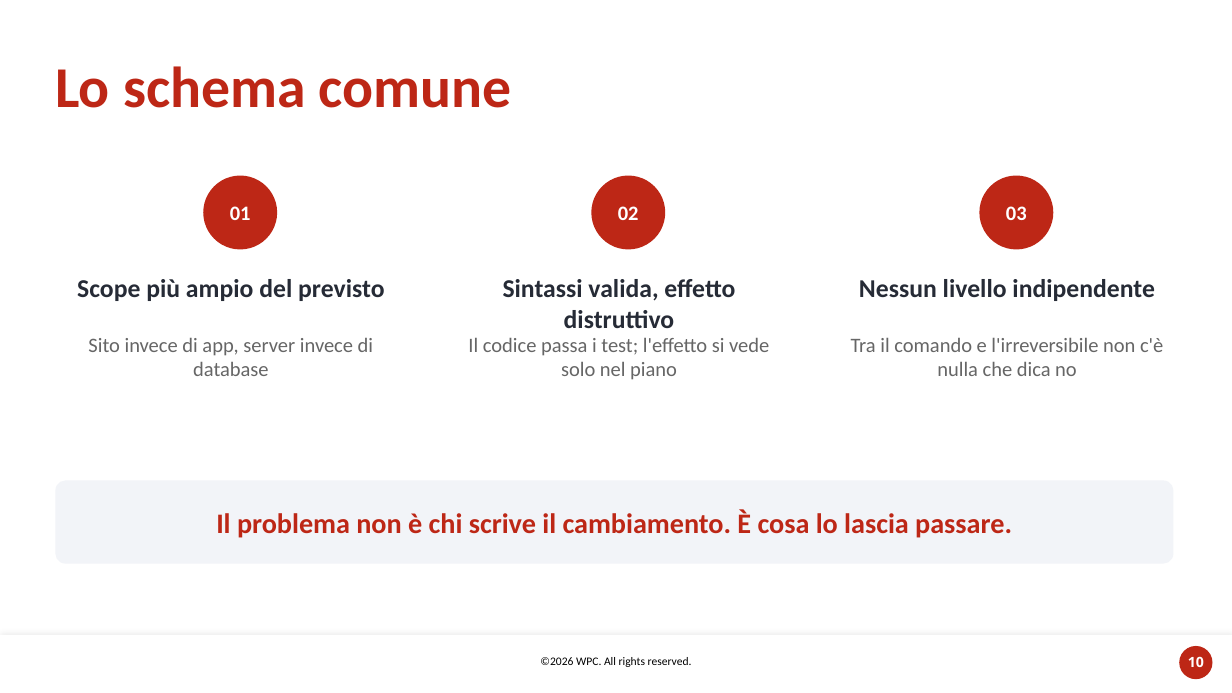
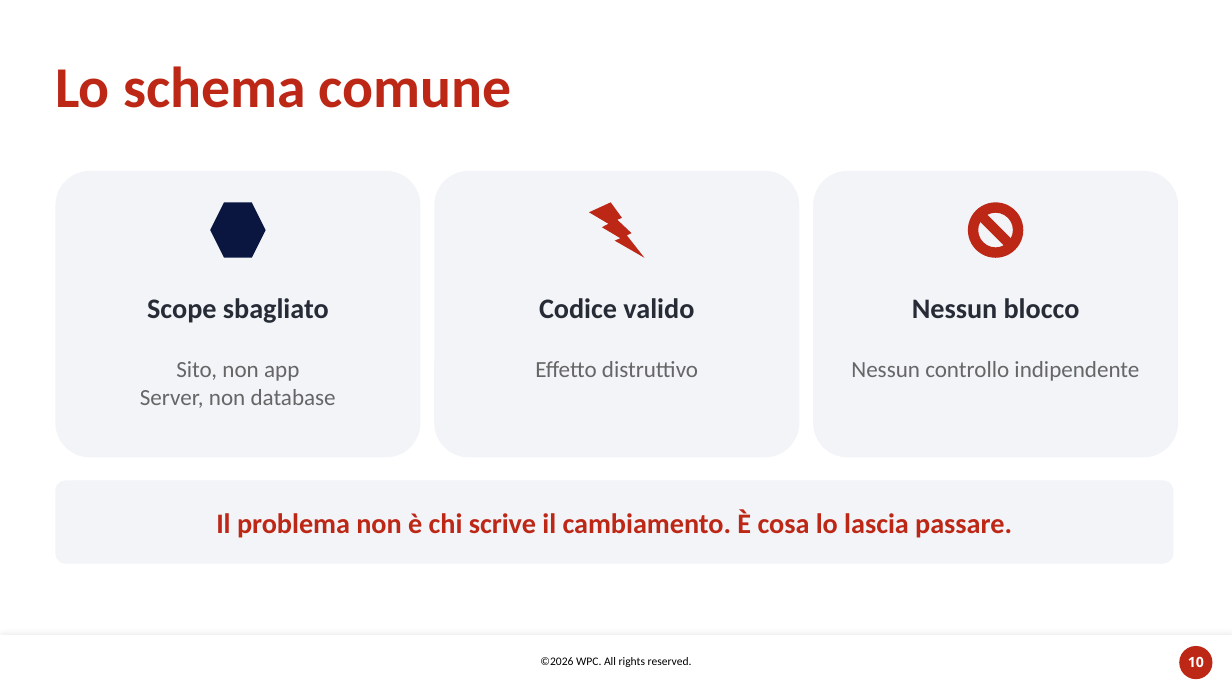
Before and after one commit to carlosacchi/wpc-2026, a slide deck: slide 10 of docs/session/out/WPC2026-Copilot-sotto-controllo.pptx. Drawn at 1232x693 pixels with LibreOffice and Linux fonts; fonts in the diff are those of the drawing; background and template pictures are left out. Boxes give left, top, right and bottom in pixels: in the first picture for what was removed or moved away, otherwise in the second. Text is boxed around its words. In the diff, an @@ line names an element or a change of style, - is before the commit and + after.

```diff
--- a/docs/session/out/WPC2026-Copilot-sotto-controllo.pptx
+++ b/docs/session/out/WPC2026-Copilot-sotto-controllo.pptx
@@ rounded rectangle added at <box>55,171,421,457</box>, fill #F2F4F8 @@
@@ ellipse removed at <box>203,176,277,250</box> @@
-01
@@ rounded rectangle added at <box>434,171,799,457</box>, fill #F2F4F8 @@
@@ ellipse removed at <box>592,176,665,250</box> @@
-02
@@ rounded rectangle added at <box>813,171,1178,457</box>, fill #F2F4F8 @@
@@ ellipse removed at <box>980,176,1054,250</box> @@
-03
@@ hexagon added at <box>210,202,265,258</box>, fill #0A1640 @@
@@ lightning bolt added at <box>589,202,644,258</box>, fill #BD2716 @@
@@ no-entry sign added at <box>968,202,1023,258</box>, fill #BD2716 @@
@@ text "Scope sbagliato" at <box>147,298,329,323</box>: vertical alignment top to middle @@
@@ text at <box>147,298,329,323</box>: text changed; size 20 to 22 pt @@
-Scope più ampio del previsto
+Scope sbagliato
@@ text added at <box>539,298,694,318</box>, 22 pt, text #262B36, bold @@
+Codice valido
@@ text added at <box>912,298,1080,318</box>, 22 pt, text #262B36, bold @@
+Nessun blocco
@@ text removed at <box>468,338,769,380</box> @@
-Il codice passa i test; l'effetto si vede solo nel piano
@@ text removed at <box>851,338,1163,376</box> @@
-Tra il comando e l'irreversibile non c'è nulla che dica no
@@ text at <box>140,361,336,408</box>: text changed; size 16 to 18 pt @@
-Sito invece di app, server invece di database
+Sito, non app
+Server, non database
@@ text at <box>535,361,698,377</box>: text changed; size 20 to 18 pt; text colour #262B36 to #666666; bold off @@
-Sintassi valida, effetto distruttivo
+Effetto distruttivo
@@ text at <box>851,361,1139,381</box>: text changed; size 20 to 18 pt; text colour #262B36 to #666666; bold off @@
-Nessun livello indipendente
+Nessun controllo indipendente
```
Also in this commit, not shown: 12 other slides changed, 6 slides added, 5 slides removed, 4 other files.
